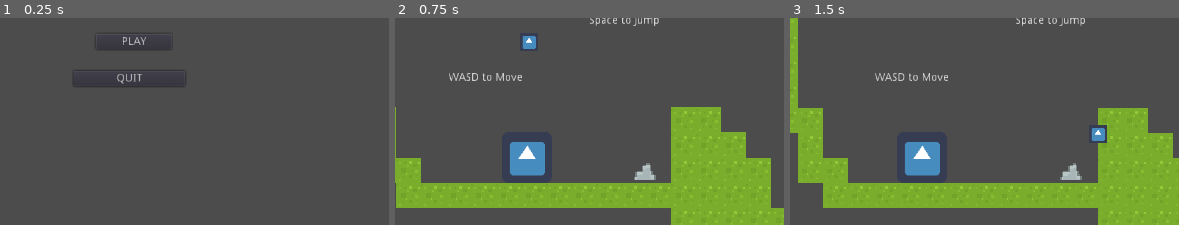
Above: before the commit, frames 1-3 (left to right).
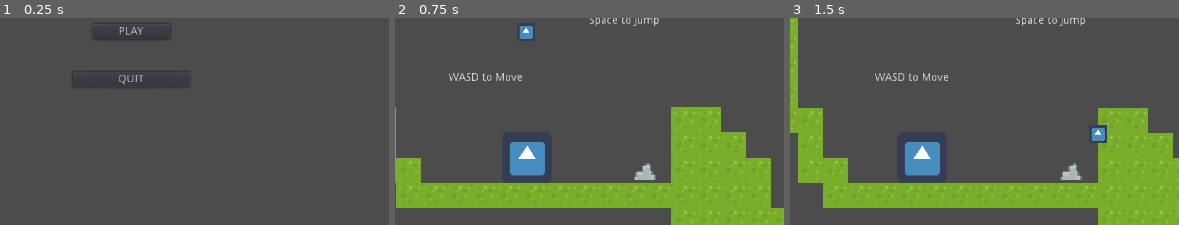
Above: after the commit, the same moments.

Repository: CtrlAltLeo/ProjectNinja
Game: Godot game, scene res://scenes/startGameScene.tscn
Two runs of this game, one before a commit and one after it. Both use one fixed random seed, a clock stepped at 60 frames per second and the inputs below. The engine's default icon, where the game draws it, is replaced by a stand-in: a white triangle on a blue panel in a dark square.
Inputs (mouse positions are % of the whole screen's width and height, from its top left):
- Up to frame 1 (0.25 s): no input
- Up to frame 2 (0.75 s): click "PLAY" at 0.5 s
- Up to frame 3 (1.5 s): tap Enter at 1.25 s; move the mouse to (71, 51) at 1.27 s; hold A (A) from 1.28 s (still down)
The pictures show only the part of the screen within x 32-82%, y 23-73%; the shares and areas given below are measured in that part.

The runs differ from the first frame. In frame 1, 0.7% of the frame differs, in the area x 19-48%, y 3-33%; in frame 2, 0.4%; in frame 3, nothing differs.

Commit message:
new level

Diff:
--- /dev/null
+++ b/ProjectNinja/scenes/betterlvl2.tscn
@@ -0,0 +1,17 @@
+[gd_scene load_steps=4 format=2]
+
+[ext_resource path="res://scenes/testing.tscn" type="PackedScene" id=1]
+[ext_resource path="res://scenes/player.tscn" type="PackedScene" id=2]
+[ext_resource path="res://scenes/spike.tscn" type="PackedScene" id=3]
+
+[node name="betterlvl2" instance=ExtResource( 1 )]
+
+[node name="TileMap" parent="." index="0"]
+tile_data = PoolIntArray( -1507349, 6, 0, -1507348, 6, 0, -1507347, 6, 0, -1507346, 6, 0, -1441810, 6, 0, -1376274, 6, 0, -1310738, 6, 0, -1376251, 6, 0, -1376250, 6, 0, -1376249, 6, 0, -1376248, 6, 0, -1376247, 6, 0, -1376246, 6, 0, -1376245, 6, 0, -1245202, 6, 0, -1310708, 6, 0, -1179666, 6, 0, -1245171, 6, 0, -1114130, 6, 0, -1179634, 6, 0, -1114110, 6, 0, -1114109, 6, 0, -1114108, 6, 0, -1114107, 6, 0, -1114106, 6, 0, -1114097, 6, 0, -1048561, 6, 0, -983025, 6, 0, -917489, 6, 0, -851953, 6, 0, -851947, 6, 0, -786417, 6, 0, -458743, 6, 0, -393207, 6, 0, -196593, 6, 0, -131057, 6, 0, -65521, 6, 0, 15, 6, 0, 65551, 6, 0, 131072, 6, 0, 196608, 6, 0, 262144, 6, 0, 327680, 6, 0, 393216, 6, 0, 589831, 6, 0, 655367, 6, 0, 720903, 6, 0, 786439, 6, 0, 1179648, 6, 0, 1179649, 6, 0, 1179650, 6, 0, 1179651, 6, 0, 1703935, 0, 0 )
+
+[node name="player" parent="." index="1" instance=ExtResource( 2 )]
+position = Vector2( 56, 532 )
+
+[node name="spike" parent="." index="2" instance=ExtResource( 3 )]
+position = Vector2( -528, -778 )
+rotation = 1.5708
--- a/ProjectNinja/scenes/startGameScene.tscn
+++ b/ProjectNinja/scenes/startGameScene.tscn
@@ -7,17 +7,17 @@
 script = ExtResource( 1 )
 
 [node name="quit" type="Button" parent="."]
-margin_left = 437.431
-margin_top = 188.871
-margin_right = 580.431
-margin_bottom = 208.871
+margin_left = 435.5
+margin_top = 190.0
+margin_right = 585.5
+margin_bottom = 210.0
 text = "QUIT"
 
 [node name="play" type="Button" parent="."]
-margin_left = 465.94
-margin_top = 141.653
-margin_right = 562.94
-margin_bottom = 161.653
+margin_left = 460.5
+margin_top = 129.0
+margin_right = 560.5
+margin_bottom = 149.0
 text = "PLAY"
 
 [node name="Control" type="Control" parent="."]
@@ -29,9 +29,6 @@
 margin_top = -2.0
 margin_right = 1025.0
 margin_bottom = 116.0
-__meta__ = {
-"_edit_use_anchors_": false
-}
 
 [node name="Container" type="Container" parent="Control"]
 anchor_left = 0.5
--- a/ProjectNinja/scenes/testing.tscn
+++ b/ProjectNinja/scenes/testing.tscn
@@ -171,6 +171,20 @@
 "shape_transform": Transform2D( 1, 0, 0, 1, 0, 0 )
 } ]
 7/z_index = 0
+8/name = "roguelikeSheet_transparent.png 8"
+8/texture = ExtResource( 2 )
+8/tex_offset = Vector2( 0, 0 )
+8/modulate = Color( 1, 1, 1, 1 )
+8/region = Rect2( 459, 406, 15, 19 )
+8/tile_mode = 0
+8/occluder_offset = Vector2( 0, 0 )
+8/navigation_offset = Vector2( 0, 0 )
+8/shape_offset = Vector2( 0, 0 )
+8/shape_transform = Transform2D( 1, 0, 0, 1, 0, 0 )
+8/shape_one_way = false
+8/shape_one_way_margin = 0.0
+8/shapes = [  ]
+8/z_index = 0
 
 [node name="main" type="Node2D"]
 script = ExtResource( 1 )
